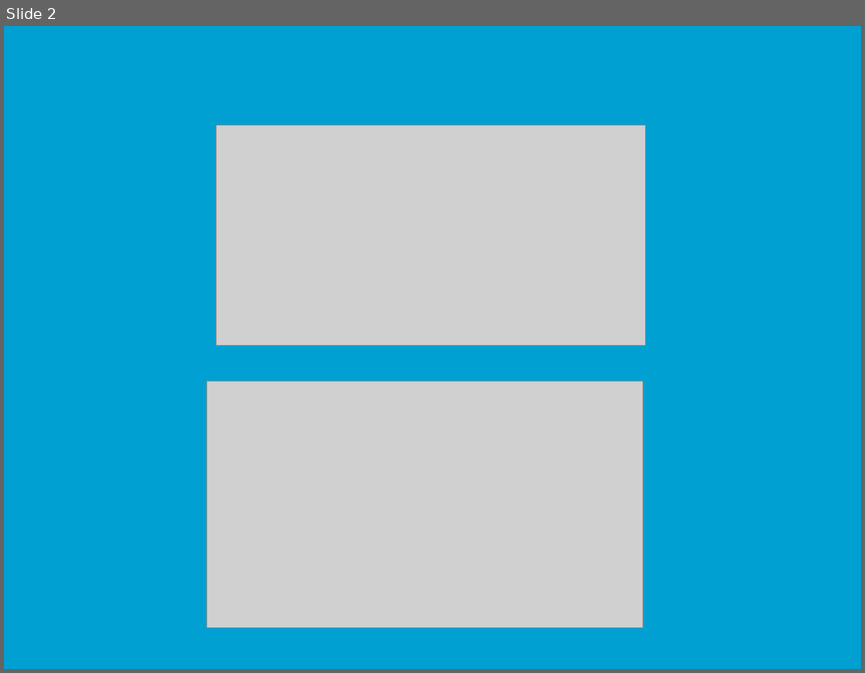
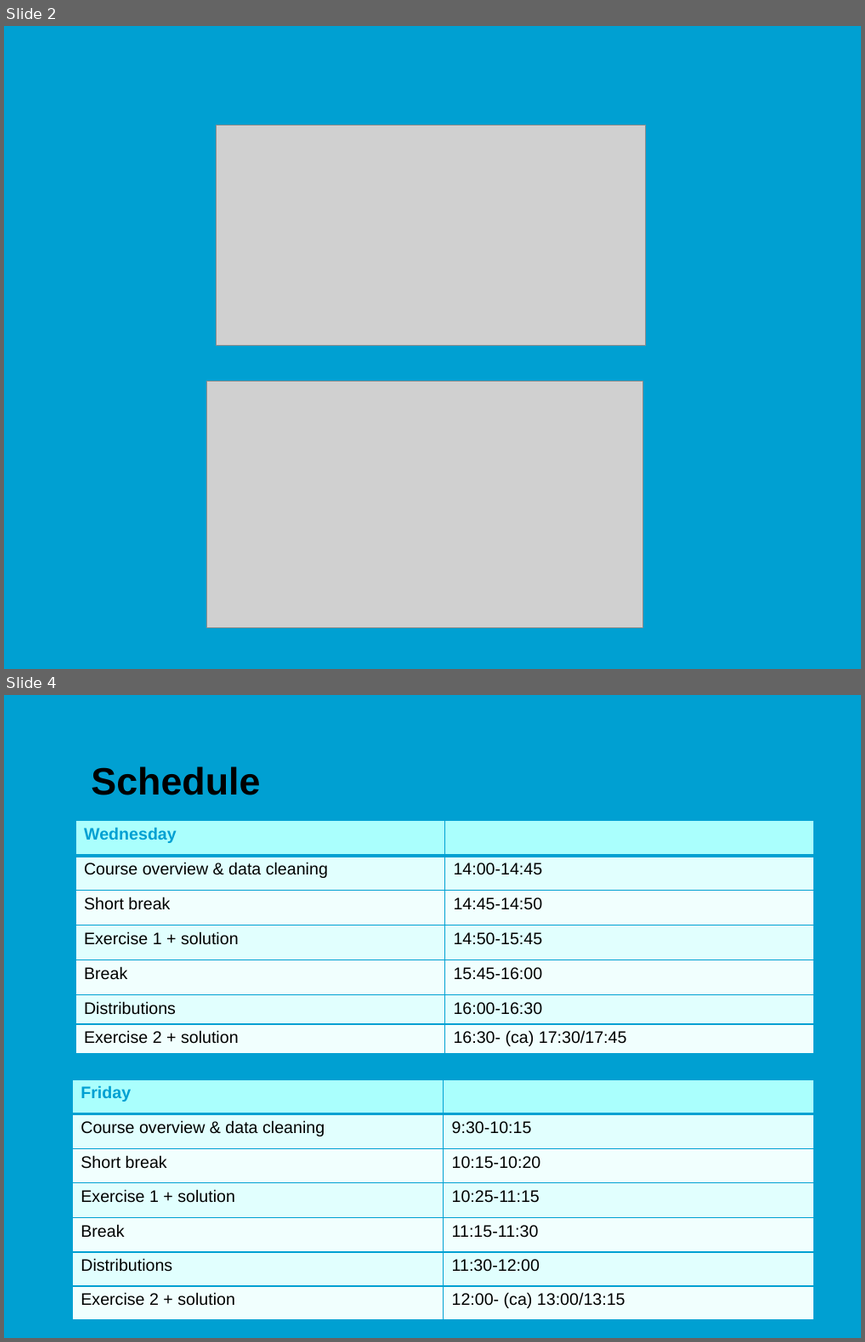
Before and after one commit to jonasmoons/data-driven-learning, a slide deck: slides/Week 1 - data and distributions.pptx. Shown one above the other, each under a label of ours: slide 2 before the commit, slides 2 and 4 after it; the slides between them are not shown. The pictures are 865x673 and 865x1342 pixels, drawn with LibreOffice and Linux fonts; fonts in the diff are those of the drawing; grey boxes stand for pictures; background and template pictures are left out. Boxes give left, top, right and bottom in pixels: in the first picture for what was removed or moved away, otherwise in the second. Text is boxed around its words. In the diff, an @@ line names an element or a change of style, - is before the commit and + after.

```diff
--- a/slides/Week 1 - data and distributions.pptx
+++ b/slides/Week 1 - data and distributions.pptx
@@ slide 4 added at (4,695,861,1338), background picture (left out) @@
@@ title added at (91,766,260,795), 32 pt, text #000000, bold @@
+Schedule
@@ table added at (75,821,814,1063), 7 rows, 2 columns @@
+Wednesday | 
+Course overview & data cleaning | 14:00-14:45
+Short break | 14:45-14:50
+Exercise 1 + solution | 14:50-15:45
+Break | 15:45-16:00
+Distributions | 16:00-16:30
+Exercise 2 + solution | 16:30- (ca) 17:30/17:45
@@ table added at (73,1079,815,1320), 7 rows, 2 columns @@
+Friday | 
+Course overview & data cleaning | 9:30-10:15
+Short break | 10:15-10:20
+Exercise 1 + solution | 10:25-11:15
+Break | 11:15-11:30
+Distributions | 11:30-12:00
+Exercise 2 + solution | 12:00- (ca) 13:00/13:15
```
Also in this commit, not shown: 6 slides changed, 1 other slide added, 1 slide removed, 5 other files.
